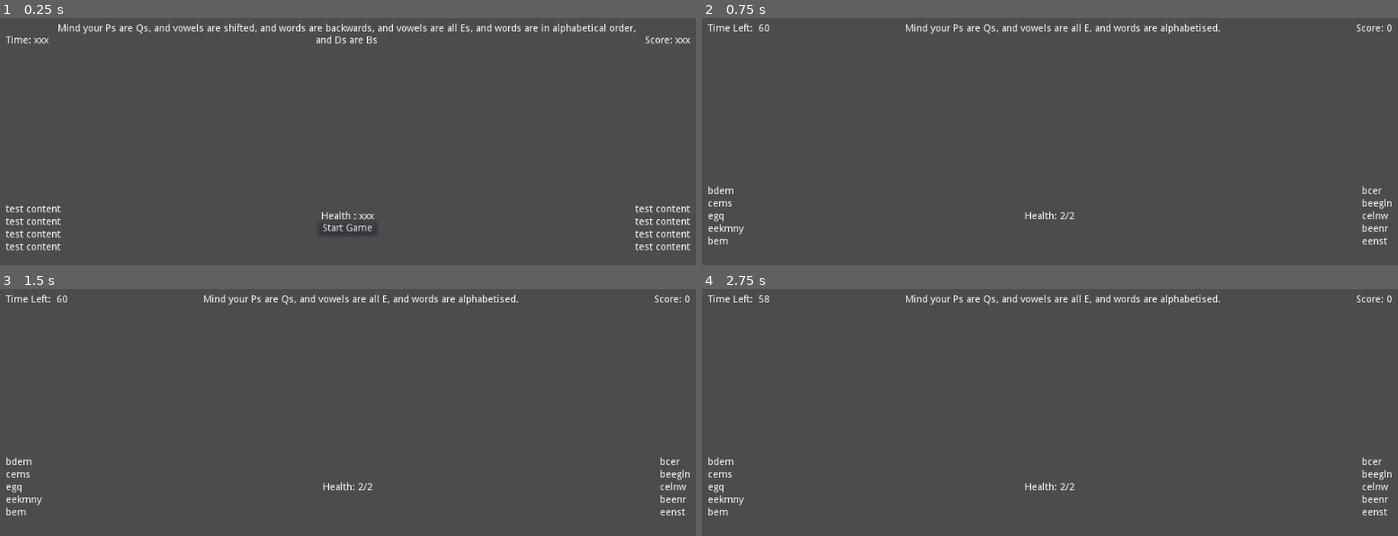
Above: before the commit, frames 1-4 (two rows, left to right).
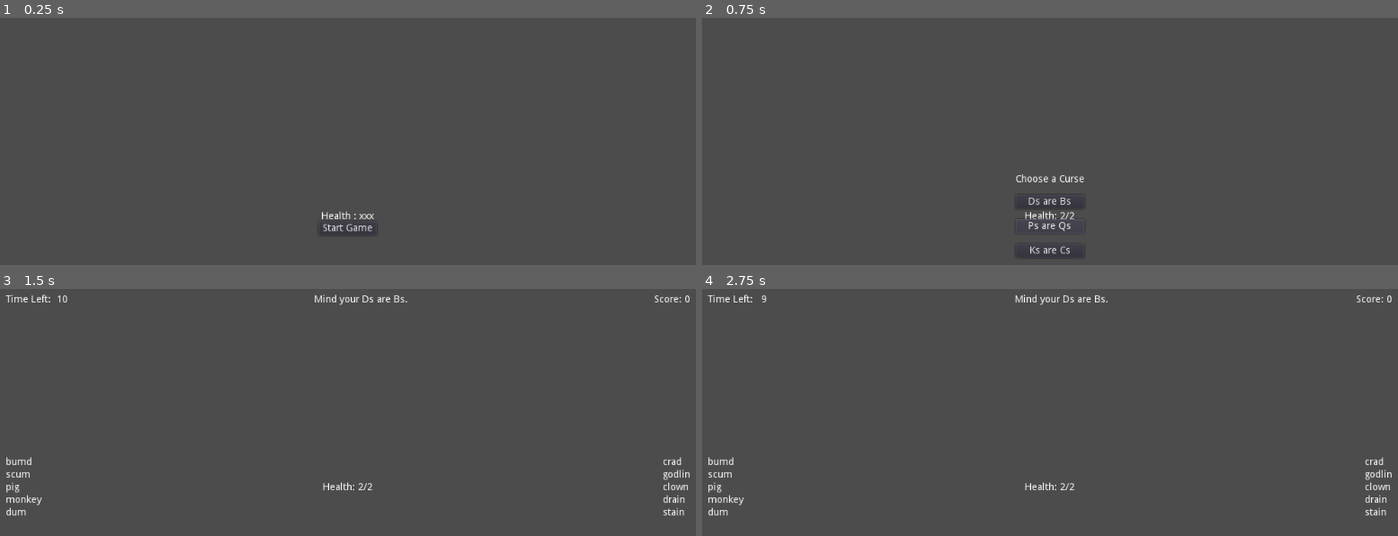
Above: after the commit, the same moments.

Repository: hoodscott/psareqs
Game: Godot game, scene res://scenes/Game.tscn
The game is run twice, just before and just after one commit, with the same random seed, the same clock (stepped at 60 frames per second) and the same inputs.
Inputs (mouse positions are in pixels of both pictures, inside the frame that each line leads up to):
- Up to frame 1 (0.25 s): no input
- Up to frame 2 (0.75 s): click "Start Game" at 0.5 s
- Up to frame 3 (1.5 s): click (348, 471) at 1.25 s, where only the run after the commit has a clickable "Ds are Bs"
- Up to frame 4 (2.75 s): tap Enter at 2 s; tap Z at 2.1 s

The runs differ from the first frame. In frame 1, 2.4% of the frame differs, in the area x 0-100%, y 2-95%; in frame 2, 1.8%; in frame 3, 1.1%; in frame 4, 1.2%.

Commit message:
Adds rounds to game

Diff:
--- a/scenes/Game.gd
+++ b/scenes/Game.gd
@@ -1,8 +1,16 @@
 extends Node2D
 
-export (int) var GAME_LENGTH := 60
+export (int) var GAME_LENGTH := 10
 export (int) var MAX_HEALTH := 2
 export (int) var WORD_BUFFER := 3
+var NUM_CURSE_OPTIONS := 3
+
+enum GAMESTATE {
+  CURSE_CHOICE = 0,
+  PLAYING = 1,
+  GAMEOVER = 2
+ }
+var current_state = GAMESTATE.CURSE_CHOICE
 
 enum CURSE {
   PQ = 0,
@@ -15,25 +23,40 @@
   ROT13 = 7,
   ROT1 = 8,
   ROT1NEG = 9,
-  ALLE = 10
+  ALLE = 10,
+  KC = 11,
+  ALLY = 12
  }
 const curse_descriptions = [
   "Ps are Qs", "Ds are Bs", "vowels are shifted (a>e>i>o>u>a)",
   "words are alphabetised", "words are reversed", "words are flipped",
   "words are jumbled",  "letters are rot13 (a>m>a, b>n>b)",
   "letters are shifted (a>b>c>...)", "letters are shifted backwards (c>b>a>z>...)",
-  "vowels are all E"
+  "vowels are all E", "Ks are Cs", "vowels are all Y"
  ]
-
-onready var GameOver = $CanvasLayer/CenterContainer/VBoxContainer/GameOver
-onready var StartButton = $CanvasLayer/CenterContainer/VBoxContainer/StartButton
-onready var Clock = $CanvasLayer/MarginContainer/VBoxContainer/HBoxContainer/Clock
-onready var Rules = $CanvasLayer/MarginContainer/VBoxContainer/HBoxContainer/Rules
-onready var Score = $CanvasLayer/MarginContainer/VBoxContainer/HBoxContainer/Score
-onready var Health = $CanvasLayer/CenterContainer/Health
-onready var Typed = $CanvasLayer/MarginContainer/VBoxContainer/Typed
-onready var PrefixList = $CanvasLayer/MarginContainer/VBoxContainer/Fragments/Prefixes
-onready var SuffixList = $CanvasLayer/MarginContainer/VBoxContainer/Fragments/Suffixes
+var curse_options := [
+  [CURSE.PQ, CURSE.DB, CURSE.KC], # letter swaps
+  [CURSE.VOWEL, CURSE.ALLE, CURSE.ALLY], # vowel changes
+  [CURSE.REVERSE, CURSE.JUMBLE, CURSE.ALPHA, CURSE.ROT1, CURSE.ROT1NEG], # reorder
+ ]
+var num_rounds = curse_options.size()
+
+onready var GameContainer := $CanvasLayer/GameContainer
+onready var CurseChooser := $CanvasLayer/CenterContainer/CurseChooser
+onready var CurseChoices := [
+  $CanvasLayer/CenterContainer/CurseChooser/Choice,
+  $CanvasLayer/CenterContainer/CurseChooser/Choice2,
+  $CanvasLayer/CenterContainer/CurseChooser/Choice3
+ ]
+onready var GameOver := $CanvasLayer/CenterContainer/VBoxContainer/GameOver
+onready var StartButton := $CanvasLayer/CenterContainer/VBoxContainer/StartButton
+onready var Clock := $CanvasLayer/GameContainer/VBoxContainer/HBoxContainer/Clock
+onready var Rules := $CanvasLayer/GameContainer/VBoxContainer/HBoxContainer/Rules
+onready var Score := $CanvasLayer/GameContainer/VBoxContainer/HBoxContainer/Score
+onready var Health := $CanvasLayer/CenterContainer/Health
+onready var Typed := $CanvasLayer/GameContainer/VBoxContainer/Typed
+onready var PrefixList := $CanvasLayer/GameContainer/VBoxContainer/Fragments/Prefixes
+onready var SuffixList := $CanvasLayer/GameContainer/VBoxContainer/Fragments/Suffixes
 var timer:Timer
 
 const WordList := preload("res://resources/word_list.gd")
@@ -49,11 +72,12 @@
 var time_remaining := 0
 var score := 0
 
-var playing := false
-
-var curses = [
+var current_round := 0
+
+
+var current_curses = [
 #  CURSE.PQ, CURSE.ALPHA, CURSE.VOWEL
-  CURSE.PQ, CURSE.ALLE, CURSE.ALPHA,
+#  CURSE.PQ, CURSE.ALLE, CURSE.ALPHA,
  ]
 
 
@@ -63,32 +87,62 @@
 
   create_timer()
 
+  GameContainer.hide()
+
 func start_game() -> void:
   score = 0
-  current_health = MAX_HEALTH
+  current_round = 0
   reset_current()
 
   update_score()
   update_health()
+
+  shuffle_curse_options()
+
+  show_curse_options()
+
+
+func show_curse_options() -> void:
+  for i in range(NUM_CURSE_OPTIONS):
+    CurseChoices[i].text = curse_descriptions[curse_options[current_round][i]]
+
+  GameContainer.hide()
+  CurseChooser.show()
+
+
+func end_game() -> void:
+  current_round += 1
+
+  if current_round == num_rounds:
+    GameContainer.hide()
+    current_state = GAMESTATE.GAMEOVER
+    print("game over")
+
+    GameOver.text = "Game Over!\nFinal Score: %s" % score
+    GameOver.show()
+
+    yield(get_tree().create_timer(3), "timeout")
+    StartButton.show()
+  else:
+    current_state = GAMESTATE.CURSE_CHOICE
+    show_curse_options()
+
+
+func curse_chosen(index: int) -> void:
+  current_curses.append(curse_options[current_round][index])
   update_rules()
 
+  current_health = MAX_HEALTH
+  update_health()
+
   generate_words()
 
   reset_timer()
 
-  playing = true
-
-
-func end_game() -> void:
-  playing = false
-  timer.stop()
-  print("game over")
-
-  GameOver.text = "Game Over!\nFinal Score: %s" % score
-  GameOver.show()
-
-  yield(get_tree().create_timer(3), "timeout")
-  StartButton.show()
+  CurseChooser.hide()
+  GameContainer.show()
+
+  current_state = GAMESTATE.PLAYING
 
 
 func generate_words() -> void:
@@ -111,8 +165,13 @@
   current_word.prefix_used = false
 
 
+func shuffle_curse_options():
+  for i in curse_options:
+    i.shuffle()
+
+
 func _unhandled_key_input(event: InputEventKey) -> void:
-  if playing and event.pressed:
+  if current_state == GAMESTATE.PLAYING and event.pressed:
     if event.scancode >= KEY_A and event.scancode <= KEY_Z:
       var letter = OS.get_scancode_string(event.scancode).to_lower()
 
@@ -140,7 +199,7 @@
             print("word complete")
             current_health -= 1
             if current_health == 0:
-              score += 1 * curses.size()
+              score += 1 * current_curses.size()
               update_score()
               current_health = MAX_HEALTH
               update_health()
@@ -188,7 +247,7 @@
 func update_rules() -> void:
   var new_text := "Mind your "
   var and_string := ", and "
-  for curse in curses:
+  for curse in current_curses:
     new_text += curse_descriptions[curse] + and_string
   Rules.text = new_text.trim_suffix(and_string) + "."
 
@@ -212,7 +271,7 @@
   for fragment in list:
     if new:
       var word: String = fragment.fragment
-      for curse in curses:
+      for curse in current_curses:
         match curse:
           CURSE.VOWEL:
             word = string_vowel_shift(word)
@@ -222,6 +281,8 @@
             word = string_swap(word, "p", "q")
           CURSE.DB:
             word = string_swap(word, "b", "d")
+          CURSE.KC:
+            word = string_swap(word, "k", "c")
           CURSE.ALPHA:
             word = string_alphabetise(word)
           CURSE.JUMBLE:
@@ -234,6 +295,8 @@
             word = string_rot(word, 1)
           CURSE.ALLE:
             word = string_vowel_replace(word, "e")
+          CURSE.ALLY:
+            word = string_vowel_replace(word, "y")
           _:
             print("no curse implementation", curse)
             word = word
@@ -376,11 +439,12 @@
   if time_remaining >= 0:
     update_clock()
     if time_remaining == 0:
+      timer.stop()
       end_game()
   else:
     # shouldn't get here, but end here as well just in case
     end_game()
-    print("game over")
+    print("game over - should be imposs")
     timer.stop()
 
 
@@ -388,3 +452,15 @@
   start_game()
   StartButton.hide()
   GameOver.hide()
+
+
+func _on_Choice_pressed() -> void:
+  curse_chosen(0)
+
+
+func _on_Choice2_pressed() -> void:
+  curse_chosen(1)
+
+
+func _on_Choice3_pressed() -> void:
+  curse_chosen(2)
--- a/scenes/Game.tscn
+++ b/scenes/Game.tscn
@@ -7,7 +7,7 @@
 
 [node name="CanvasLayer" type="CanvasLayer" parent="."]
 
-[node name="MarginContainer" type="MarginContainer" parent="CanvasLayer"]
+[node name="GameContainer" type="MarginContainer" parent="CanvasLayer"]
 anchor_right = 1.0
 anchor_bottom = 1.0
 custom_constants/margin_right = 25
@@ -15,25 +15,25 @@
 custom_constants/margin_left = 25
 custom_constants/margin_bottom = 25
 
-[node name="VBoxContainer" type="VBoxContainer" parent="CanvasLayer/MarginContainer"]
+[node name="VBoxContainer" type="VBoxContainer" parent="CanvasLayer/GameContainer"]
 margin_left = 25.0
 margin_top = 25.0
 margin_right = 999.0
 margin_bottom = 575.0
 alignment = 1
 
-[node name="HBoxContainer" type="HBoxContainer" parent="CanvasLayer/MarginContainer/VBoxContainer"]
+[node name="HBoxContainer" type="HBoxContainer" parent="CanvasLayer/GameContainer/VBoxContainer"]
 margin_right = 974.0
 margin_bottom = 48.0
 custom_constants/separation = 10
 
-[node name="Clock" type="Label" parent="CanvasLayer/MarginContainer/VBoxContainer/HBoxContainer"]
+[node name="Clock" type="Label" parent="CanvasLayer/GameContainer/VBoxContainer/HBoxContainer"]
 margin_top = 17.0
 margin_right = 61.0
 margin_bottom = 31.0
 text = "Time: xxx"
 
-[node name="Rules" type="Label" parent="CanvasLayer/MarginContainer/VBoxContainer/HBoxContainer"]
+[node name="Rules" type="Label" parent="CanvasLayer/GameContainer/VBoxContainer/HBoxContainer"]
 margin_left = 71.0
 margin_right = 900.0
 margin_bottom = 48.0
@@ -43,85 +43,85 @@
 align = 1
 autowrap = true
 
-[node name="Score" type="Label" parent="CanvasLayer/MarginContainer/VBoxContainer/HBoxContainer"]
+[node name="Score" type="Label" parent="CanvasLayer/GameContainer/VBoxContainer/HBoxContainer"]
 margin_left = 910.0
 margin_top = 17.0
 margin_right = 974.0
 margin_bottom = 31.0
 text = "Score: xxx"
 
-[node name="Fragments" type="HBoxContainer" parent="CanvasLayer/MarginContainer/VBoxContainer"]
+[node name="Fragments" type="HBoxContainer" parent="CanvasLayer/GameContainer/VBoxContainer"]
 margin_top = 52.0
 margin_right = 974.0
 margin_bottom = 532.0
 size_flags_vertical = 3
 
-[node name="Prefixes" type="VBoxContainer" parent="CanvasLayer/MarginContainer/VBoxContainer/Fragments"]
+[node name="Prefixes" type="VBoxContainer" parent="CanvasLayer/GameContainer/VBoxContainer/Fragments"]
 margin_right = 78.0
 margin_bottom = 480.0
 alignment = 1
 
-[node name="Label" type="Label" parent="CanvasLayer/MarginContainer/VBoxContainer/Fragments/Prefixes"]
+[node name="Label" type="Label" parent="CanvasLayer/GameContainer/VBoxContainer/Fragments/Prefixes"]
 margin_top = 206.0
 margin_right = 78.0
 margin_bottom = 220.0
 text = "test content"
 
-[node name="Label2" type="Label" parent="CanvasLayer/MarginContainer/VBoxContainer/Fragments/Prefixes"]
+[node name="Label2" type="Label" parent="CanvasLayer/GameContainer/VBoxContainer/Fragments/Prefixes"]
 margin_top = 224.0
 margin_right = 78.0
 margin_bottom = 238.0
 text = "test content"
 
-[node name="Label3" type="Label" parent="CanvasLayer/MarginContainer/VBoxContainer/Fragments/Prefixes"]
+[node name="Label3" type="Label" parent="CanvasLayer/GameContainer/VBoxContainer/Fragments/Prefixes"]
 margin_top = 242.0
 margin_right = 78.0
 margin_bottom = 256.0
 text = "test content"
 
-[node name="Label4" type="Label" parent="CanvasLayer/MarginContainer/VBoxContainer/Fragments/Prefixes"]
+[node name="Label4" type="Label" parent="CanvasLayer/GameContainer/VBoxContainer/Fragments/Prefixes"]
 margin_top = 260.0
 margin_right = 78.0
 margin_bottom = 274.0
 text = "test content"
 
-[node name="Spacer" type="HBoxContainer" parent="CanvasLayer/MarginContainer/VBoxContainer/Fragments"]
+[node name="Spacer" type="HBoxContainer" parent="CanvasLayer/GameContainer/VBoxContainer/Fragments"]
 margin_left = 82.0
 margin_right = 892.0
 margin_bottom = 480.0
 size_flags_horizontal = 3
 
-[node name="Suffixes" type="VBoxContainer" parent="CanvasLayer/MarginContainer/VBoxContainer/Fragments"]
+[node name="Suffixes" type="VBoxContainer" parent="CanvasLayer/GameContainer/VBoxContainer/Fragments"]
 margin_left = 896.0
 margin_right = 974.0
 margin_bottom = 480.0
 alignment = 1
 
-[node name="Label" type="Label" parent="CanvasLayer/MarginContainer/VBoxContainer/Fragments/Suffixes"]
+[node name="Label" type="Label" parent="CanvasLayer/GameContainer/VBoxContainer/Fragments/Suffixes"]
 margin_top = 206.0
 margin_right = 78.0
 margin_bottom = 220.0
 text = "test content"
 
-[node name="Label2" type="Label" parent="CanvasLayer/MarginContainer/VBoxContainer/Fragments/Suffixes"]
+[node name="Label2" type="Label" parent="CanvasLayer/GameContainer/VBoxContainer/Fragments/Suffixes"]
 margin_top = 224.0
 margin_right = 78.0
 margin_bottom = 238.0
 text = "test content"
 
-[node name="Label3" type="Label" parent="CanvasLayer/MarginContainer/VBoxContainer/Fragments/Suffixes"]
+[node name="Label3" type="Label" parent="CanvasLayer/GameContainer/VBoxContainer/Fragments/Suffixes"]
 margin_top = 242.0
 margin_right = 78.0
 margin_bottom = 256.0
 text = "test content"
 
-[node name="Label4" type="Label" parent="CanvasLayer/MarginContainer/VBoxContainer/Fragments/Suffixes"]
+[node name="Label4" type="Label" parent="CanvasLayer/GameContainer/VBoxContainer/Fragments/Suffixes"]
 margin_top = 260.0
 margin_right = 78.0
 margin_bottom = 274.0
 text = "test content"
 
-[node name="Typed" type="Label" parent="CanvasLayer/MarginContainer/VBoxContainer"]
+[node name="Typed" type="Label" parent="CanvasLayer/GameContainer/VBoxContainer"]
 margin_top = 536.0
 margin_right = 974.0
 margin_bottom = 550.0
@@ -158,4 +158,38 @@
 text = "Health : xxx"
 align = 1
 
+[node name="CurseChooser" type="VBoxContainer" parent="CanvasLayer/CenterContainer"]
+visible = false
+margin_left = 463.0
+margin_top = 240.0
+margin_right = 561.0
+margin_bottom = 359.0
+custom_constants/separation = 15
+
+[node name="Label" type="Label" parent="CanvasLayer/CenterContainer/CurseChooser"]
+margin_right = 98.0
+margin_bottom = 14.0
+text = "Choose a Curse"
+align = 1
+
+[node name="Choice" type="Button" parent="CanvasLayer/CenterContainer/CurseChooser"]
+margin_right = 73.0
+margin_bottom = 20.0
+text = "Ps are Qs"
+
+[node name="Choice2" type="Button" parent="CanvasLayer/CenterContainer/CurseChooser"]
+margin_top = 64.0
+margin_right = 98.0
+margin_bottom = 84.0
+text = "Ps are Qs"
+
+[node name="Choice3" type="Button" parent="CanvasLayer/CenterContainer/CurseChooser"]
+margin_top = 99.0
+margin_right = 98.0
+margin_bottom = 119.0
+text = "Ps are Qs"
+
 [connection signal="pressed" from="CanvasLayer/CenterContainer/VBoxContainer/StartButton" to="." method="_on_Button_pressed"]
+[connection signal="pressed" from="CanvasLayer/CenterContainer/CurseChooser/Choice" to="." method="_on_Choice_pressed"]
+[connection signal="pressed" from="CanvasLayer/CenterContainer/CurseChooser/Choice2" to="." method="_on_Choice2_pressed"]
+[connection signal="pressed" from="CanvasLayer/CenterContainer/CurseChooser/Choice3" to="." method="_on_Choice3_pressed"]
